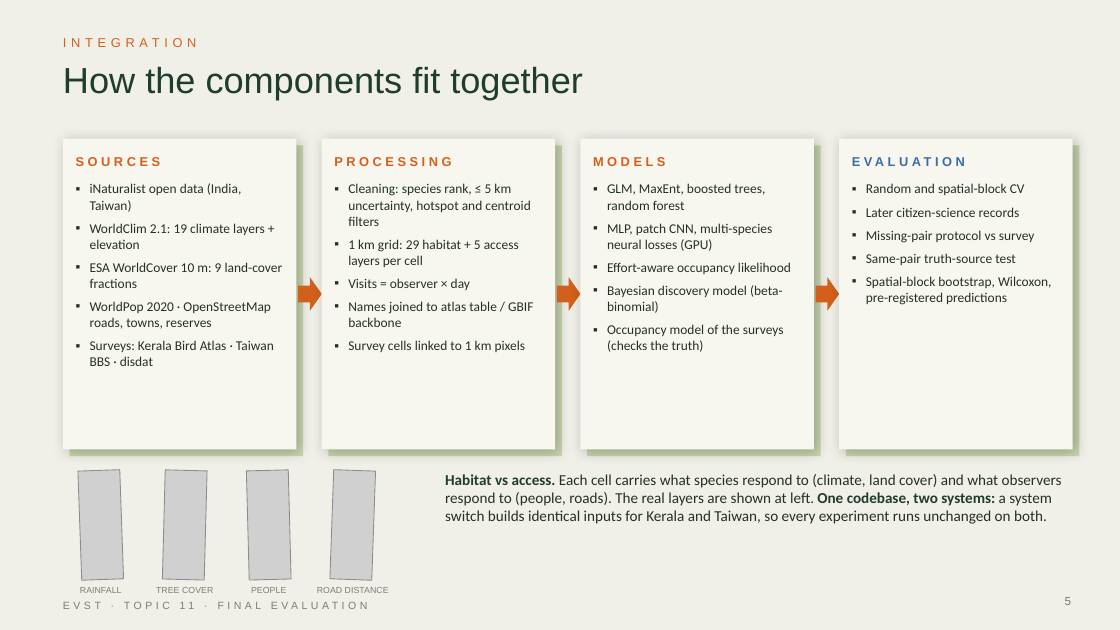
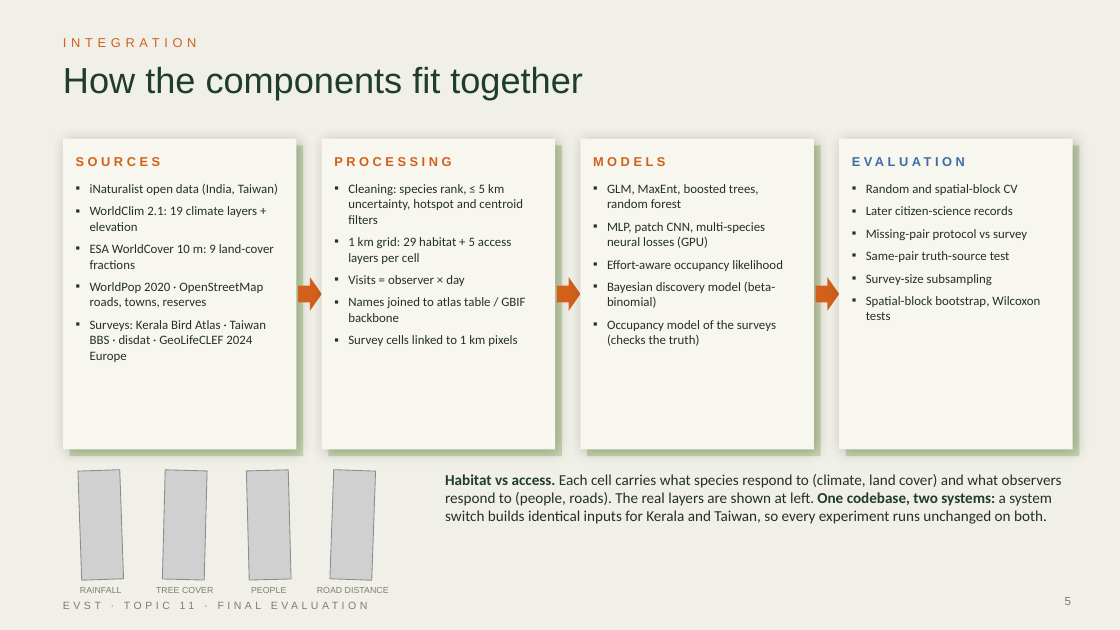
Before and after one commit to Incognius/EVST-Project-Nallagatla-Kingdom, a slide deck: slide 5 of final/EVST_Topic11_Final.pptx. Drawn at 1120x630 pixels with LibreOffice and Linux fonts; fonts in the diff are those of the drawing; grey boxes stand for pictures; background and template pictures are left out. Boxes give left, top, right and bottom in pixels: in the first picture for what was removed or moved away, otherwise in the second. Text is boxed around its words. In the diff, an @@ line names an element or a change of style, - is before the commit and + after.

Commit message:
Add Europe CNN test and survey-size result to the final deck
Deck goes to 17 slides; explainers updated, including a guide to slides 5, 8, 11, 14 and 15

```diff
--- a/final/EVST_Topic11_Final.pptx
+++ b/final/EVST_Topic11_Final.pptx
@@ text at box(90, 184, 278, 308): size 11.5 to 11 pt in "iNaturalist open data (India, Taiwan)", "WorldClim 2.1: 19 climate layers + elevation", "ESA WorldCover 10 m: 9 land-cover fractions", "WorldPop 2020 · OpenStreetMap roads, towns, reserves" @@
@@ text "Cleaning: species rank, ≤ 5 ..." at box(348, 184, 525, 346): size 11.5 to 11 pt @@
@@ text "GLM, MaxEnt, boosted trees, random ..." at box(607, 184, 783, 346): size 11.5 to 11 pt @@
@@ text at box(866, 184, 1027, 262): size 11.5 to 11 pt in "Random and spatial-block CV", "Later citizen-science records", "Missing-pair protocol vs survey", "Same-pair truth-source test" @@
@@ text at box(866, 274, 1040, 320): text changed; size 11.5 to 11 pt @@
-▪ Spatial-block bootstrap, Wilcoxon, pre-registered predictions
+▪ Survey-size subsampling
+▪ Spatial-block bootstrap, Wilcoxon tests
@@ text at box(90, 320, 266, 362): text changed; size 11.5 to 11 pt @@
-▪ Surveys: Kerala Bird Atlas · Taiwan BBS · disdat
+▪ Surveys: Kerala Bird Atlas · Taiwan BBS · disdat · GeoLifeCLEF 2024 Europe
```
Also in this commit, not shown: 9 other slides changed, 2 slides added, 1 slide removed, 18 other files.
